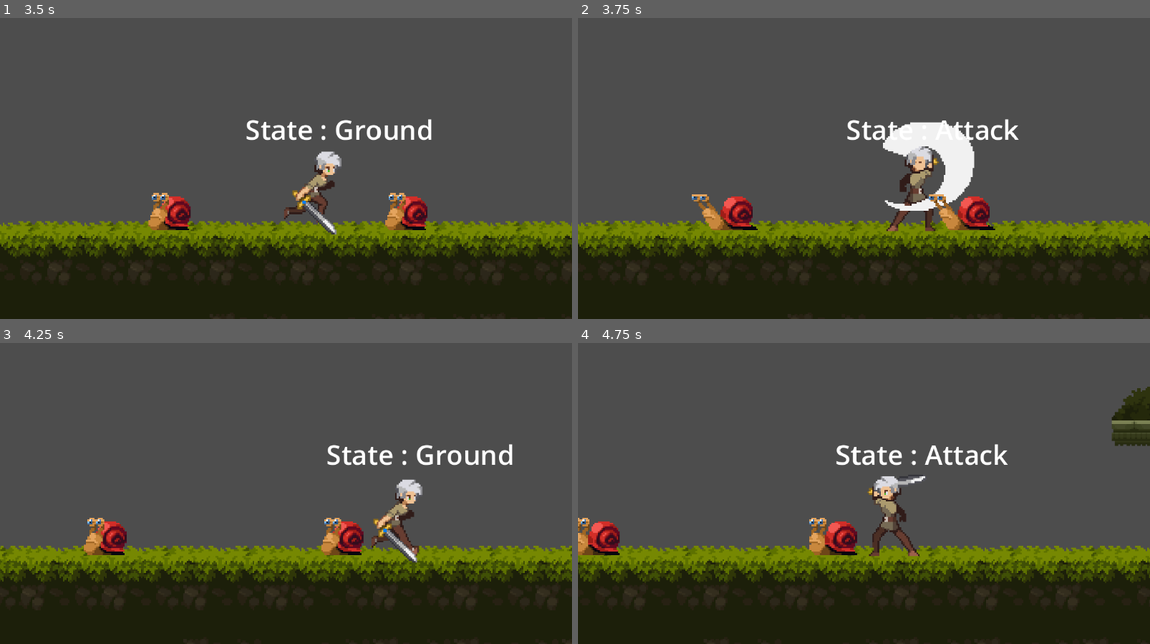
Above: before the commit, frames 1-4 (two rows, left to right).
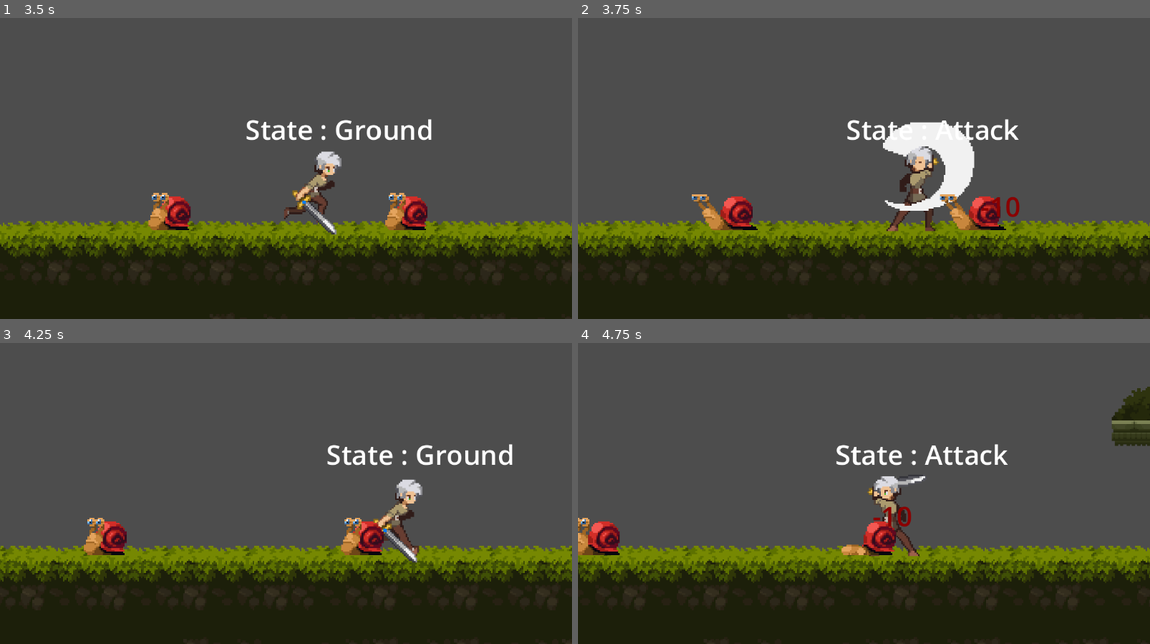
Above: after the commit, the same moments.

Repository: Pikalyx/The-Lost_Woods
Game: Godot game, scene res://test_level.tscn
Two runs of this game, one before a commit and one after it. Both use one fixed random seed, a clock stepped at 60 frames per second and the inputs below.
Inputs:
- Up to frame 1 (3.5 s): hold F (attack) 0.53-1.28 s; hold D (right) 0.53-2.03 s; tap Space (jump) at 0.77, 1.52, 3.02 s; tap F (attack) at 1.35, 2.85 s; hold A (left) 2.03-2.78 s; hold F (attack) 2.03-2.78 s; hold D (right) from 2.78 s (still down)
- Up to frame 2 (3.75 s): keep holding D (right); hold F (attack) from 3.53 s (still down)
- Up to frame 3 (4.25 s): keep holding D (right); keep holding F (attack); tap Space (jump) at 3.77 s
- Up to frame 4 (4.75 s): release D (right) at 4.28 s; release F (attack) at 4.28 s; hold A (left) from 4.28 s (still down); tap F (attack) at 4.35 s; tap Space (jump) at 4.52 s

Frame 1 is identical in both runs. In frame 2, 1.1% of the frame differs, in the area x 61-78%, y 58-71%; in frame 3, 1.2%; in frame 4, 1.6%, in the area x 40-59%, y 54-71%.
Error before the commit: Cannot call method 'connect' on a null value. (res://Character/HitState.gd:13)

Commit message:
Fixed damagable.gd
- now extends Node

Diff:
--- a/Character/Damageable.gd
+++ b/Character/Damageable.gd
@@ -1,4 +1,4 @@
-extends CharacterBody2D
+extends Node
 
 class_name Damageable
 
--- a/Character/snail.tscn
+++ b/Character/snail.tscn
@@ -183,8 +183,5 @@
 wait_time = 0.307
 one_shot = true
 
-[node name="RayCast2D" type="RayCast2D" parent="."]
-position = Vector2(-20, -4)
-
 [connection signal="animation_finished" from="AnimationTree" to="Damageable" method="_on_animation_tree_animation_finished"]
 [connection signal="timeout" from="CharacterStateMachine/Hit/Timer" to="CharacterStateMachine/Hit" method="_on_timer_timeout"]
